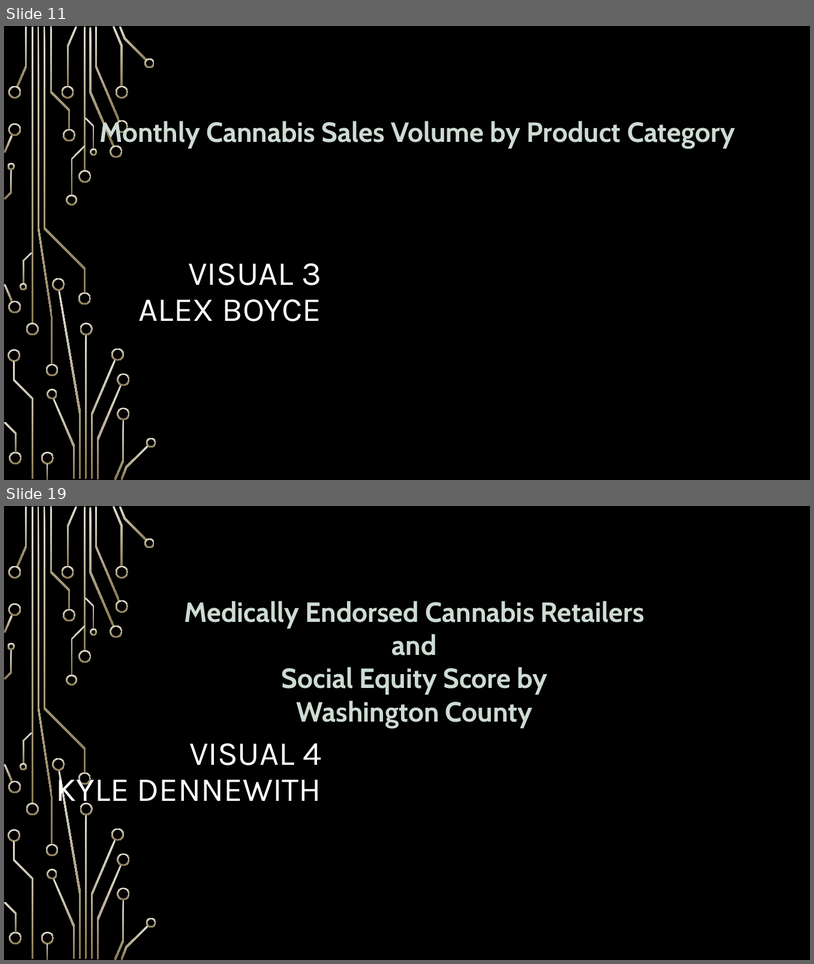
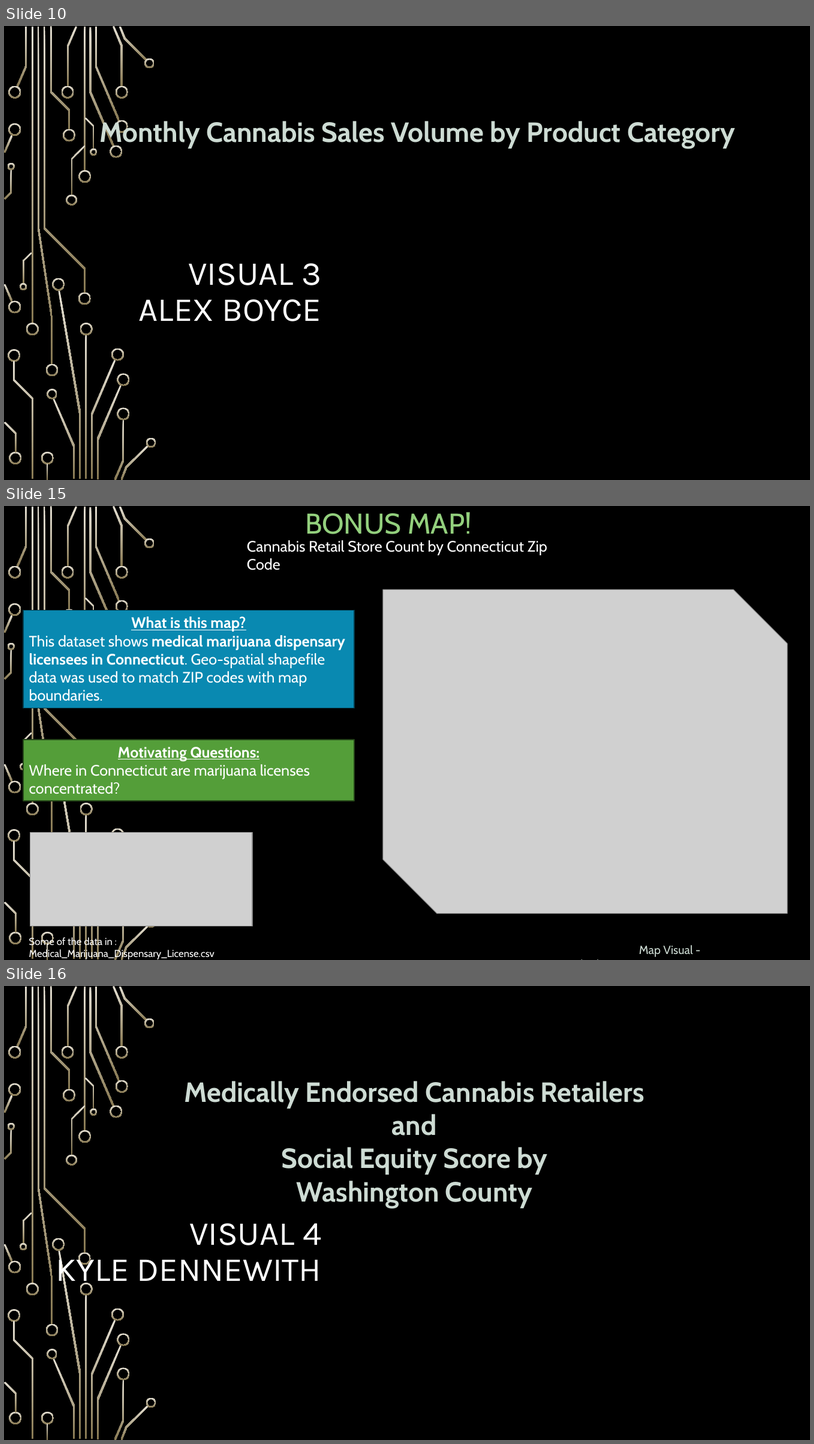
Before and after one commit to nood-leog/CS445-Group, a slide deck: Final Presentation Slides.pptx. Shown one above the other, each under a label of ours: slides 11 and 19 before the commit, slides 10, 15 and 16 after it; the slides between them are not shown. The pictures are 814x964 and 814x1444 pixels, drawn with LibreOffice and Linux fonts; fonts in the diff are those of the drawing; grey boxes stand for pictures; background and template pictures are left out. Boxes give left, top, right and bottom in pixels: in the first picture for what was removed or moved away, otherwise in the second. Text is boxed around its words. In the diff, an @@ line names an element or a change of style, - is before the commit and + after.

```diff
--- a/Final Presentation Slides.pptx
+++ b/Final Presentation Slides.pptx
@@ slide 15 added at [4,506,810,960], background picture (left out); not listed: 43 template elements that a slide beside it also shows @@
@@ title added at [305,512,472,534], 34 pt, text #93D07D @@
+BONUS MAP!
@@ text added at [247,540,548,570], 18 pt, text #FFFFFF @@
+Cannabis Retail Store Count by Connecticut Zip Code
@@ picture added at [383,589,788,913] @@
@@ rectangle added at [23,610,355,708], fill #0989B1, outline #043C4E 1.25 pt, 18 pt, text #FFFFFF @@
+What is this map?
+This dataset shows medical marijuana dispensary licensees in Connecticut. Geo-spatial shapefile data was used to match ZIP codes with map boundaries.
@@ rectangle added at [23,739,355,801], fill #549E39, outline #254519 1.25 pt, 18 pt, text #FFFFFF @@
+Motivating Questions:
+Where in Connecticut are marijuana licenses concentrated?
@@ picture added at [30,832,252,926] @@
@@ text added at [29,936,215,959], 12 pt, text #FFFFFF @@
+Some of the data in : Medical_Marijuana_Dispensary_License.csv
@@ text added at [639,945,693,957], 14 pt, text #CDDBD3 @@
+Map Visual - Medical_Marijuana_Dispensary_License.csv
@@ what was slide 11 is now slide 10 @@
@@ what was slide 19 is now slide 16 @@
```
Also in this commit, not shown: 6 slides changed, 3 other slides added, 7 slides removed, 3 other files.
